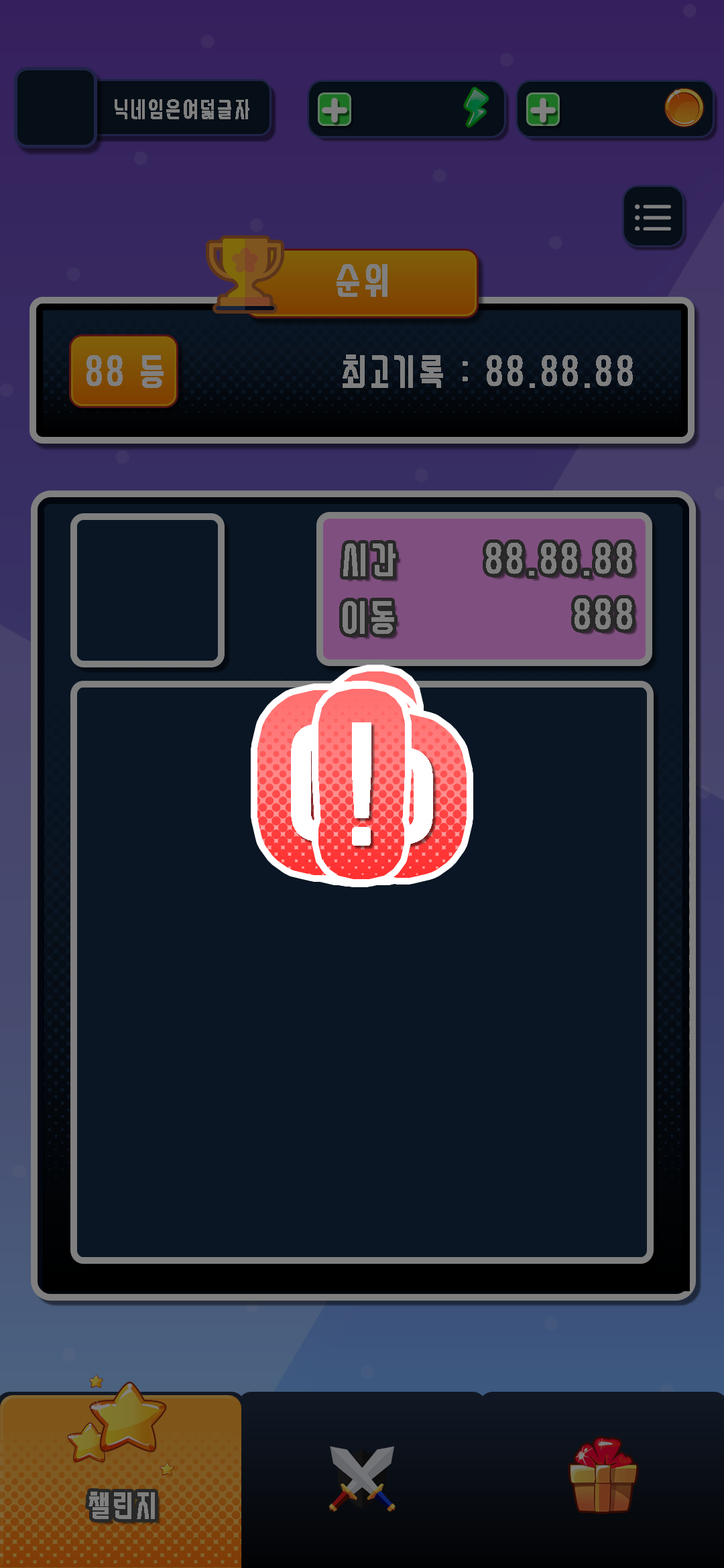
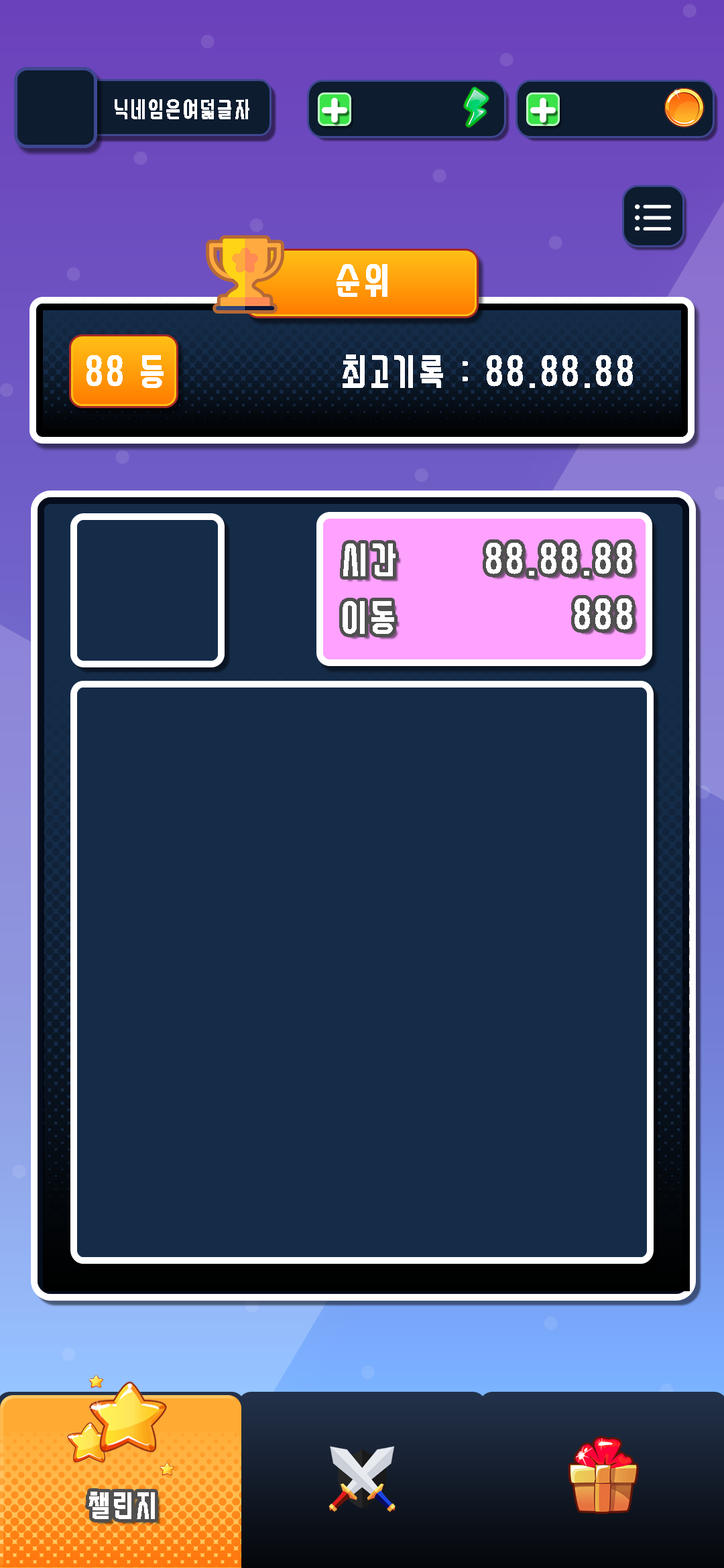
Revision of a layered 724 x 1568 image; what changed, layer by layer:
hid group "!Text" (1st of 2) (1 layers) over box(310, 681, 413, 887)
hid group "GoText" (1st of 2) (1 layers) over box(249, 682, 474, 886)
hid group "Count3" (1 layers) over box(291, 680, 433, 888)
hid group "Count2" (1 layers) over box(292, 680, 431, 886)
hid group "Count1" (1 layers) over box(298, 664, 425, 870)
hid "BlockInputPanel" over box(0, 0, 724, 1568)
